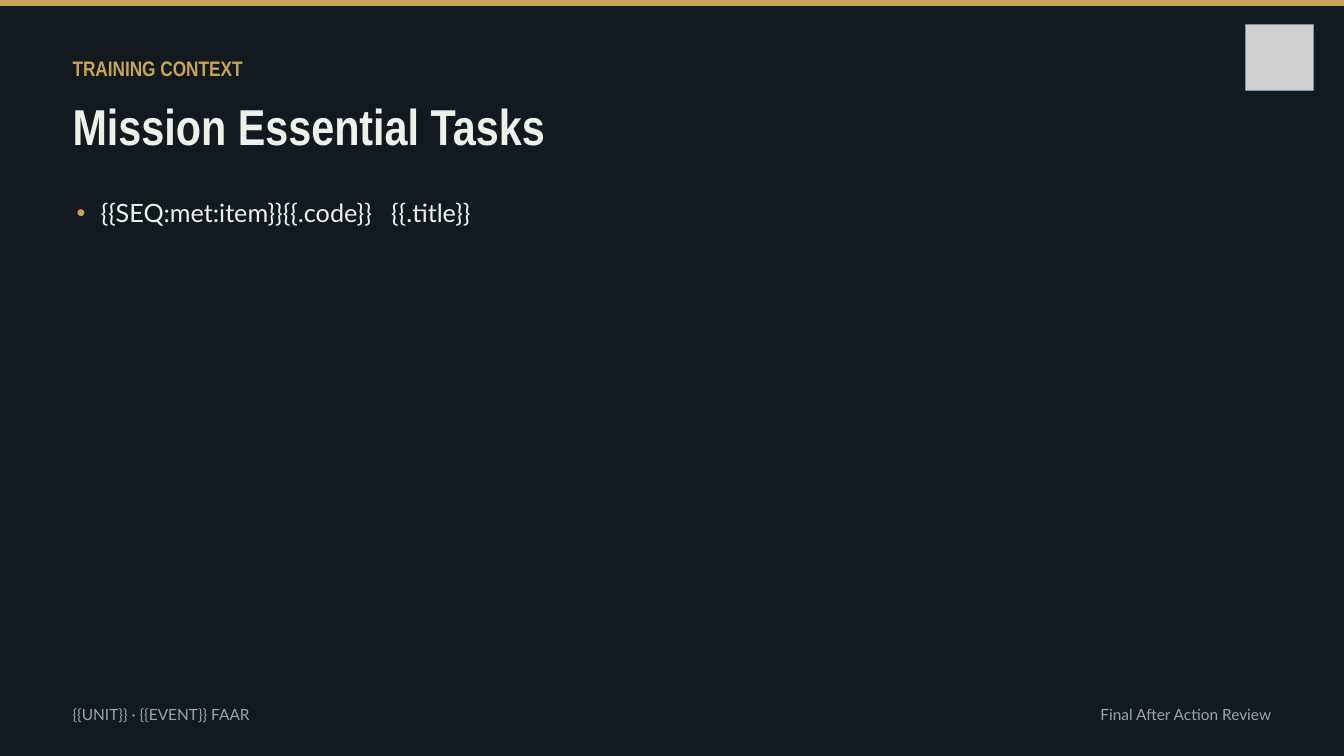
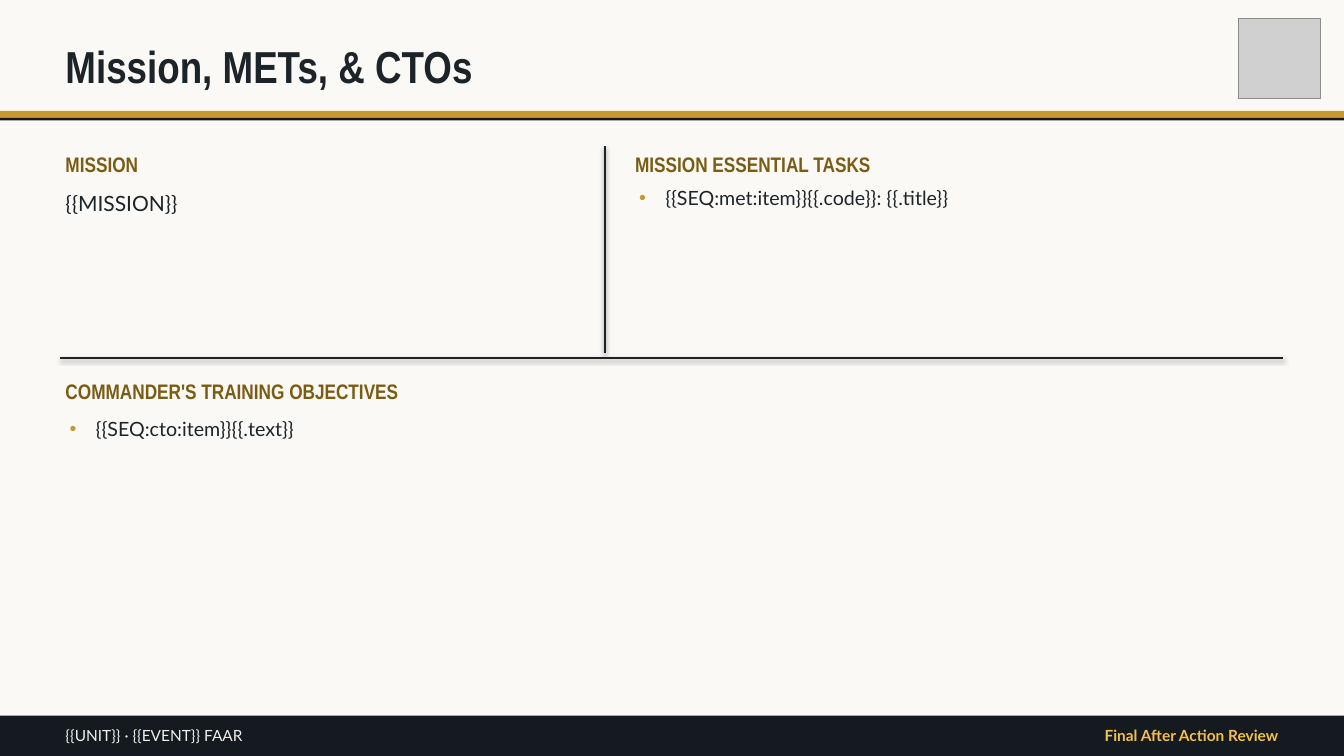
Before and after one commit to bwest63/trace, a slide deck: slide 5 of templates/faar-template.pptx (slide 7 before the commit). Drawn at 1344x756 pixels with LibreOffice and Linux fonts; fonts in the diff are those of the drawing; grey boxes stand for pictures. Boxes give left, top, right and bottom in pixels: in the first picture for what was removed or moved away, otherwise in the second. Text is boxed around its words. In the diff, an @@ line names an element or a change of style, - is before the commit and + after.

```diff
--- a/templates/faar-template.pptx
+++ b/templates/faar-template.pptx
@@ background #131A1F to #FAF9F6 @@
@@ text "Mission, METs, & CTOs" at (65,50,472,90): vertical alignment top to middle @@
@@ picture: place and size @@
-picture at (1245,24,1314,91)
+picture at (1238,18,1321,99)
@@ text at (65,50,472,90): text changed; size 36 to 32 pt; text colour #EEF0EA to #1C2429 @@
-Mission Essential Tasks
+Mission, METs, & CTOs
@@ text removed at (73,61,242,76) @@
-TRAINING CONTEXT
@@ rectangle: place and size @@
-rectangle at (0,0,1344,6)
+rectangle at (0,111,1344,118)
@@ rectangle at (0,111,1344,118): fill #C7A458 to #C79A2E @@
@@ rectangle added at (0,118,1344,121), fill #141A1F @@
@@ line added from (605, 146) to (605, 353), #1C2429 1.5 pt @@
@@ text added at (65,157,177,214), 15 pt, text #1C2429 @@
+MISSION
+{{MISSION}}
@@ text at (635,157,948,208): text changed; size 18 to 14 pt; text colour #EEF0EA to #1C2429 @@
-• {{SEQ:met:item}}{{.code}} {{.title}}
+MISSION ESSENTIAL TASKS
+• {{SEQ:met:item}}{{.code}}: {{.title}}
@@ line added from (60, 358) to (1284, 358), #1C2429 1.5 pt @@
@@ text added at (65,384,398,439), 15 pt, text #7A5C12, bold @@
+COMMANDER'S TRAINING OBJECTIVES
+• {{SEQ:cto:item}}{{.text}}
@@ rectangle added at (0,716,1344,756), fill #141A1F @@
@@ text "{{UNIT}} · {{EVENT}} FAAR": place and size @@
-text "{{UNIT}} · {{EVENT}} FAAR" at (73,708,249,722)
+text "{{UNIT}} · {{EVENT}} FAAR" at (65,729,242,744)
@@ text "{{UNIT}} · {{EVENT}} FAAR" at (65,729,242,744): text colour #9AA6AD to #EEF0EA; vertical alignment top to middle @@
@@ text "Final After Action Review": place and size @@
-text "Final After Action Review" at (1100,708,1271,720)
+text "Final After Action Review" at (1105,729,1278,741)
@@ text "Final After Action Review" at (1105,729,1278,741): text colour #9AA6AD to #F2C14E, bold on; vertical alignment top to middle @@
```
Also in this commit, not shown: 13 other slides changed, 1 slide added, 5 slides removed, 6 other files.
